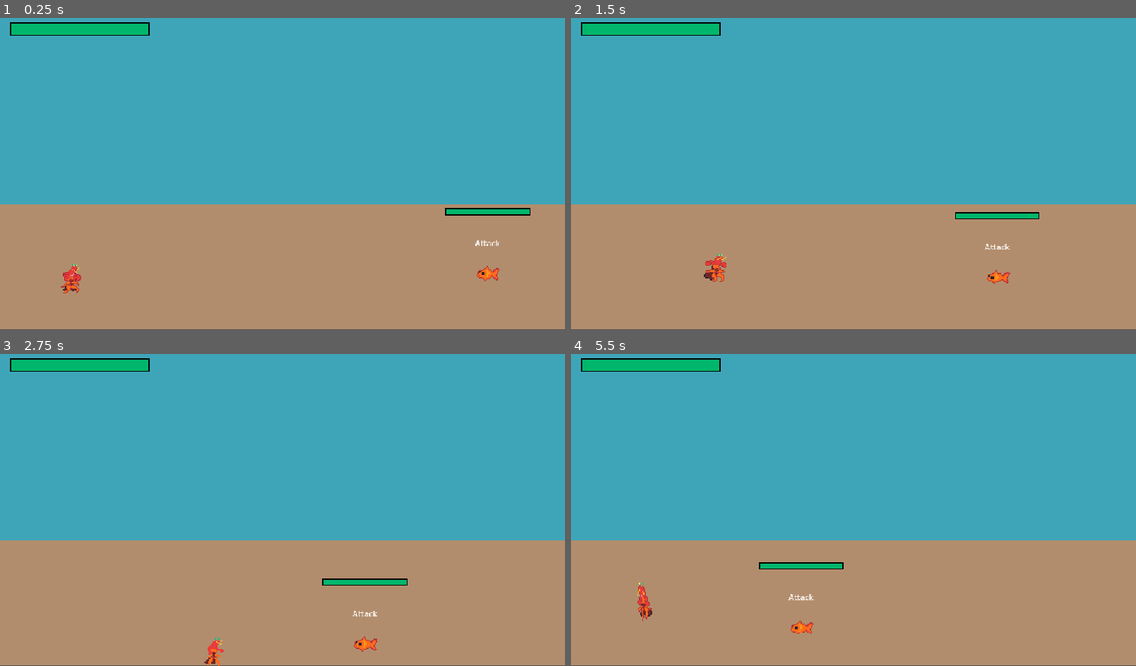
Above: before the commit, frames 1-4 (two rows, left to right).
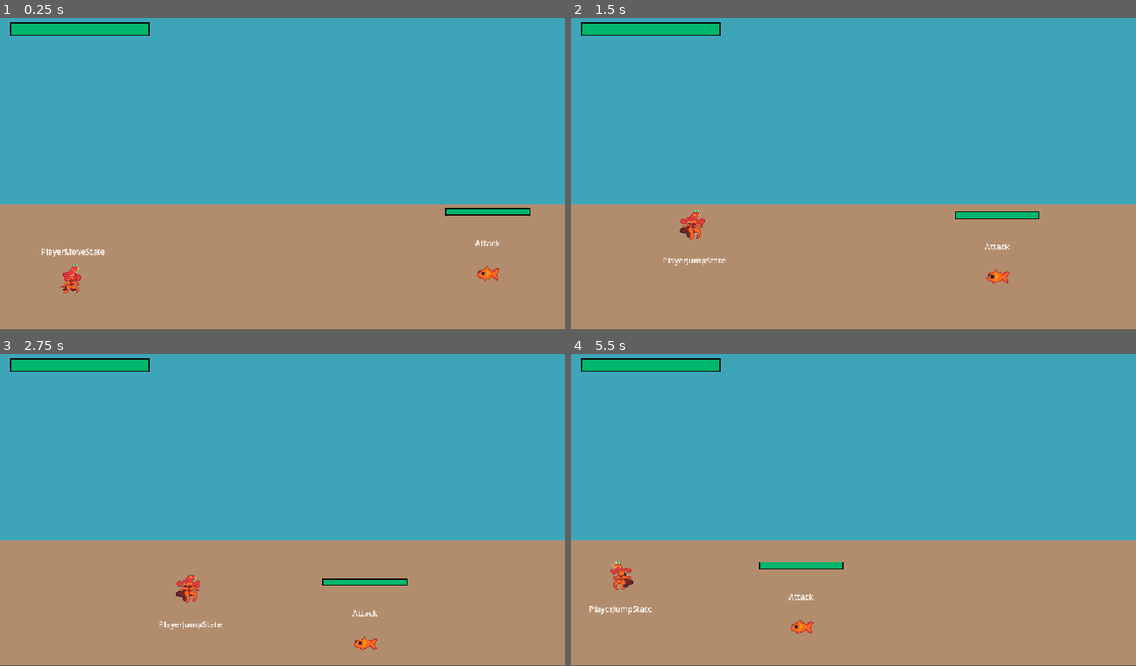
Above: after the commit, the same moments.

Repository: zhang-edward/shrimp-beat-em-up
Game: Godot game, scene res://scenes/Game.tscn
The game is run twice, just before and just after one commit, with the same random seed, the same clock (stepped at 60 frames per second) and the same inputs.
Inputs:
- Up to frame 1 (0.25 s): no input
- Up to frame 2 (1.5 s): hold Right (move_right) 0.53-1.28 s; tap F (attack) at 0.6 s; tap Space (jump) at 0.77, 0.8, 1.07, 1.35 s; hold Down (move_down) from 1.28 s (still down)
- Up to frame 3 (2.75 s): tap Space (jump) at 1.52, 1.82, 2.3 s; tap F (attack) at 1.55, 2.1 s; release Down (move_down) at 2.03 s; hold Right (move_right) from 2.03 s (still down)
- Up to frame 4 (5.5 s): release Right (move_right) at 2.78 s; hold Up (move_up) 2.78-3.53 s; tap F (attack) at 2.85, 4.35, 5.1 s; tap Space (jump) at 3.02, 3.32, 3.6, 3.77, 4.07, 4.52, 4.82, 5.3 s; hold Left (move_left) 3.53-5.03 s; hold Down (move_down) from 5.03 s (still down)

The runs differ from the first frame. In frame 1, 0.1% of the frame differs, in the area x 7-19%, y 73-77%; in frame 2, 0.7%, in the area x 16-83%, y 61-85%; in frame 3, 0.6%; in frame 4, 0.6%.

Commit message:
Add player punch combo

Diff:
--- a/prefab/Player.tscn
+++ b/prefab/Player.tscn
@@ -3,6 +3,11 @@
 [ext_resource type="Script" uid="uid://yf1p7bejodo2" path="res://scripts/Player.gd" id="1_00yv1"]
 [ext_resource type="Texture2D" uid="uid://cgn8m5nc1o08m" path="res://sprites/shrimp.png" id="2_poo86"]
 [ext_resource type="Script" uid="uid://csf7xaemitdcb" path="res://prefab/Hurtbox.gd" id="3_poo86"]
+[ext_resource type="Script" uid="uid://bge0hmqmafyrt" path="res://scripts/fsm/StateMachine.gd" id="4_vga1c"]
+[ext_resource type="Script" uid="uid://deiw0ulusq62o" path="res://scripts/player_states/PlayerMoveState.gd" id="5_dbxf5"]
+[ext_resource type="Script" uid="uid://cnewnatiuejdl" path="res://scripts/player_states/PlayerJumpState.gd" id="6_msqmi"]
+[ext_resource type="Script" uid="uid://x410y8jwway8" path="res://scripts/player_states/PlayerPunchState.gd" id="7_dbxf5"]
+[ext_resource type="Script" uid="uid://do8t1vj4ygsrh" path="res://scripts/fsm/DebugStateMachineLabel.gd" id="8_msqmi"]
 
 [sub_resource type="AtlasTexture" id="AtlasTexture_fetod"]
 atlas = ExtResource("2_poo86")
@@ -47,6 +52,30 @@
 [sub_resource type="AtlasTexture" id="AtlasTexture_l5s2s"]
 atlas = ExtResource("2_poo86")
 region = Rect2(480, 0, 48, 48)
+
+[sub_resource type="AtlasTexture" id="AtlasTexture_61nax"]
+atlas = ExtResource("2_poo86")
+region = Rect2(528, 0, 48, 48)
+
+[sub_resource type="AtlasTexture" id="AtlasTexture_ykq77"]
+atlas = ExtResource("2_poo86")
+region = Rect2(576, 0, 48, 48)
+
+[sub_resource type="AtlasTexture" id="AtlasTexture_72431"]
+atlas = ExtResource("2_poo86")
+region = Rect2(624, 0, 48, 48)
+
+[sub_resource type="AtlasTexture" id="AtlasTexture_1n0hs"]
+atlas = ExtResource("2_poo86")
+region = Rect2(672, 0, 48, 48)
+
+[sub_resource type="AtlasTexture" id="AtlasTexture_wq2nr"]
+atlas = ExtResource("2_poo86")
+region = Rect2(720, 0, 48, 48)
+
+[sub_resource type="AtlasTexture" id="AtlasTexture_fqdn1"]
+atlas = ExtResource("2_poo86")
+region = Rect2(672, 0, 48, 48)
 
 [sub_resource type="SpriteFrames" id="SpriteFrames_mod73"]
 animations = [{
@@ -82,7 +111,7 @@
 "duration": 1.0,
 "texture": SubResource("AtlasTexture_74yla")
 }],
-"loop": 2,
+"loop": 0,
 "name": &"jump",
 "speed": 5.0
 }, {
@@ -102,6 +131,39 @@
 "loop": 1,
 "name": &"move",
 "speed": 5.0
+}, {
+"frames": [{
+"duration": 1.0,
+"texture": SubResource("AtlasTexture_61nax")
+}, {
+"duration": 1.0,
+"texture": SubResource("AtlasTexture_ykq77")
+}],
+"loop": 0,
+"name": &"punch_0",
+"speed": 8.0
+}, {
+"frames": [{
+"duration": 1.0,
+"texture": SubResource("AtlasTexture_72431")
+}, {
+"duration": 1.0,
+"texture": SubResource("AtlasTexture_1n0hs")
+}],
+"loop": 0,
+"name": &"punch_1",
+"speed": 8.0
+}, {
+"frames": [{
+"duration": 1.0,
+"texture": SubResource("AtlasTexture_wq2nr")
+}, {
+"duration": 1.0,
+"texture": SubResource("AtlasTexture_fqdn1")
+}],
+"loop": 0,
+"name": &"punch_2",
+"speed": 8.0
 }]
 
 [sub_resource type="RectangleShape2D" id="RectangleShape2D_da51w"]
@@ -118,7 +180,7 @@
 [node name="AnimatedSprite2D" type="AnimatedSprite2D" parent="." unique_id=1104767220]
 scale = Vector2(2, 2)
 sprite_frames = SubResource("SpriteFrames_mod73")
-animation = &"fall"
+animation = &"punch_0"
 offset = Vector2(0, -17.36)
 
 [node name="HurtBox" type="Area2D" parent="AnimatedSprite2D" unique_id=669237323 node_paths=PackedStringArray("parent")]
@@ -135,3 +197,38 @@
 [node name="CollisionShape2D" type="CollisionShape2D" parent="." unique_id=1225749893]
 position = Vector2(0, -3)
 shape = SubResource("CircleShape2D_mod73")
+
+[node name="StateMachine" type="Node" parent="." unique_id=766052711]
+script = ExtResource("4_vga1c")
+initial_state = NodePath("PlayerMoveState")
+
+[node name="PlayerMoveState" type="Node" parent="StateMachine" unique_id=1599645225 node_paths=PackedStringArray("jump_state", "punch_state")]
+script = ExtResource("5_dbxf5")
+jump_state = NodePath("../PlayerJumpState")
+punch_state = NodePath("../PlayerPunchState")
+metadata/_custom_type_script = "uid://deiw0ulusq62o"
+
+[node name="PlayerJumpState" type="Node" parent="StateMachine" unique_id=1612350408 node_paths=PackedStringArray("move_state")]
+script = ExtResource("6_msqmi")
+move_state = NodePath("../PlayerMoveState")
+
+[node name="PlayerPunchState" type="Node" parent="StateMachine" unique_id=1541438198 node_paths=PackedStringArray("move_state")]
+script = ExtResource("7_dbxf5")
+move_state = NodePath("../PlayerMoveState")
+metadata/_custom_type_script = "uid://x410y8jwway8"
+
+[node name="DebugStateMachineLabel" type="Label" parent="." unique_id=11757401 node_paths=PackedStringArray("state_machine")]
+anchors_preset = 5
+anchor_left = 0.5
+anchor_right = 0.5
+offset_left = -46.0
+offset_top = -97.0
+offset_right = 46.0
+offset_bottom = -74.0
+grow_horizontal = 2
+size_flags_horizontal = 4
+text = "debug state"
+horizontal_alignment = 1
+vertical_alignment = 1
+script = ExtResource("8_msqmi")
+state_machine = NodePath("../StateMachine")
--- a/scenes/Game.tscn
+++ b/scenes/Game.tscn
@@ -57,7 +57,6 @@
 [node name="Enemy" parent="." unique_id=1600955621 node_paths=PackedStringArray("playerRef") instance=ExtResource("4_78awf")]
 position = Vector2(441, 234)
 collision_layer = 1
-collision_mask = 1
 playerRef = NodePath("../Player")
 
 [node name="Camera2D" type="Camera2D" parent="." unique_id=983189321]
--- a/scripts/Hitbox.gd
+++ b/scripts/Hitbox.gd
@@ -32,7 +32,6 @@
 		_collision_exceptions[body] = true
 
 	if body is Hurtbox:
-		print("Hitbox collided with hurtbox")
 		var hurtbox = body as Hurtbox
 		if hurtbox.parent is Player and _collide_with == CollideableTypes.Player:
 			var player = hurtbox.parent as Player
--- a/scripts/Player.gd
+++ b/scripts/Player.gd
@@ -1,17 +1,10 @@
 class_name Player
 extends CharacterBody2D
-
-var speed = 200.0
-const JUMP_VELOCITY = 400
-var is_jumping = false
 
 @onready var sprite: AnimatedSprite2D = $AnimatedSprite2D
 
 @export var healthbar: ProgressBar
-# @export var ground_ref: Ground
-@export var hitbox_scene: PackedScene = preload("res://prefab/Hitbox.tscn")
 
-var gravity = ProjectSettings.get_setting("physics/2d/default_gravity")
 var z_velocity = 0.0
 var z = 0.0 # altitude
 
@@ -19,46 +12,14 @@
 	sprite.play("default")
 	pass
 
-func _process(delta: float) -> void:
-	if Input.is_action_just_pressed("attack"):
-		var hitbox = hitbox_scene.instantiate()
-		add_child(hitbox)
-		var hitbox_offset = Vector2(-50, 0) if sprite.flip_h else Vector2(50, 0)
-		hitbox.init(hitbox_offset, Vector2(64, 64), 0.25, Hitbox.CollideableTypes.Enemy, 10)
+func _process(_delta: float) -> void:
+	# animation
+	sprite.position.y = z
+	if velocity.x != 0:
+		sprite.flip_h = velocity.x < 0
 
-	# animation
-	if z < 0:
-		if z_velocity < 0:
-			sprite.play("jump")
-		else:
-			sprite.play("fall")
-	elif velocity.length() > 0:
-		sprite.play("move")
-	else:
-		sprite.play("default")
-
-func _physics_process(delta: float) -> void:
-	var direction_x = Input.get_axis("move_left", "move_right")
-	var direction_y = Input.get_axis("move_up", "move_down")
-	velocity = Vector2(direction_x * speed, direction_y * speed)
-
-	if direction_x != 0:
-		sprite.flip_h = direction_x < 0
-
-	if is_jumping:
-		if z < 0:
-			z_velocity += gravity * delta
-		else:
-			z = 0
-			z_velocity = 0
-			is_jumping = false
-	if z == 0 and Input.is_action_just_pressed("jump"):
-		is_jumping = true
-		z_velocity = - JUMP_VELOCITY
-
-	z += z_velocity * delta
+func _physics_process(_delta: float) -> void:
 	velocity = MovementUtils.scale_velocity(velocity)
-	sprite.position.y = z
 	move_and_slide()
 
 func damage(amount: int):
--- /dev/null
+++ b/scripts/player_states/PlayerJumpState.gd
@@ -0,0 +1,34 @@
+class_name PlayerJumpState
+extends PlayerState
+
+const AIR_MOVE_SPEED = 200.0
+const JUMP_VELOCITY = 500
+var gravity = ProjectSettings.get_setting("physics/2d/default_gravity")
+
+@export var move_state: PlayerMoveState
+
+func enter(_msg := {}) -> void:
+	player.sprite.play("jump")
+	player.z_velocity = - JUMP_VELOCITY
+
+func physics_update(delta: float) -> void:
+	var direction_x = Input.get_axis("move_left", "move_right")
+	var direction_y = Input.get_axis("move_up", "move_down")
+	player.velocity = Vector2(direction_x * AIR_MOVE_SPEED, direction_y * AIR_MOVE_SPEED)
+
+	player.z += player.z_velocity * delta
+
+	if player.z < 0:
+		player.z_velocity += gravity * delta
+	else:
+		state_machine.transition_to(move_state)
+
+
+func update(_delta: float) -> void:
+	if player.z_velocity > 0:
+		player.sprite.play("fall")
+
+
+func exit() -> void:
+	player.z = 0
+	player.z_velocity = 0
--- /dev/null
+++ b/scripts/player_states/PlayerMoveState.gd
@@ -0,0 +1,26 @@
+class_name PlayerMoveState
+extends PlayerState
+
+const MOVE_SPEED = 200.0
+
+@export var jump_state: PlayerJumpState
+@export var punch_state: PlayerPunchState
+
+func physics_update(_delta: float) -> void:
+	var direction_x = Input.get_axis("move_left", "move_right")
+	var direction_y = Input.get_axis("move_up", "move_down")
+	player.velocity = Vector2(direction_x * MOVE_SPEED, direction_y * MOVE_SPEED)
+
+	if player.z == 0 and Input.is_action_just_pressed("jump"):
+		state_machine.transition_to(jump_state)
+
+func update(_delta: float) -> void:
+	if Input.is_action_just_pressed("attack"):
+		state_machine.transition_to(punch_state)
+		return
+
+	# animation
+	if player.velocity.length() > 0:
+		player.sprite.play("move")
+	else:
+		player.sprite.play("default")
--- /dev/null
+++ b/scripts/player_states/PlayerPunchState.gd
@@ -0,0 +1,43 @@
+class_name PlayerPunchState
+extends PlayerState
+
+const NUDGE_MOVE_SPEED = 50.0
+const RECOVERY_TIME := 0.3
+const BUFFER_WINDOW := 0.2
+
+@export var move_state: PlayerMoveState
+
+var hitbox_scene: PackedScene = preload("res://prefab/Hitbox.tscn")
+var combo_index := 0
+var recovery_timer = 0
+var comboing: bool
+
+func enter(msg := {}) -> void:
+	recovery_timer = RECOVERY_TIME
+	combo_index = msg["combo_index"] if msg.has("combo_index") else 0
+
+	var hitbox = hitbox_scene.instantiate()
+	player.add_child(hitbox)
+	var hitbox_offset = Vector2(-50, -16) if player.sprite.flip_h else Vector2(50, -16)
+	hitbox.init(hitbox_offset, Vector2(64, 64), 0.25, Hitbox.CollideableTypes.Enemy, 10)
+
+	var anim = "punch_" + str(combo_index)
+	player.sprite.play(anim)
+
+func physics_update(_delta: float) -> void:
+	var direction_x = Input.get_axis("move_left", "move_right")
+	var direction_y = Input.get_axis("move_up", "move_down")
+	player.velocity = Vector2(direction_x * NUDGE_MOVE_SPEED, direction_y * NUDGE_MOVE_SPEED)
+
+func update(delta: float) -> void:
+	recovery_timer -= delta
+
+	if recovery_timer <= BUFFER_WINDOW and Input.is_action_just_pressed("attack") and combo_index < 2:
+		comboing = true
+
+	if recovery_timer <= 0:
+		if comboing:
+			state_machine.transition_to(self, {"combo_index": combo_index + 1})
+			comboing = false
+		else:
+			state_machine.transition_to(move_state)
--- /dev/null
+++ b/scripts/player_states/PlayerState.gd
@@ -0,0 +1,4 @@
+class_name PlayerState
+extends State
+
+@onready var player: Player = entity as Player
Renamed: scripts/states/AttackState.gd -> scripts/enemy_states/AttackState.gd
Renamed: scripts/states/AttackState.gd.uid -> scripts/enemy_states/AttackState.gd.uid
Renamed: scripts/states/WanderState.gd -> scripts/enemy_states/WanderState.gd
Renamed: scripts/states/WanderState.gd.uid -> scripts/enemy_states/WanderState.gd.uid
Not shown, added: scripts/player_states/PlayerJumpState.gd.uid
Not shown, added: scripts/player_states/PlayerMoveState.gd.uid
Not shown, added: scripts/player_states/PlayerPunchState.gd.uid
Not shown, added: scripts/player_states/PlayerState.gd.uid
Binary file changed: sprites/snail_enemy_1.aseprite
